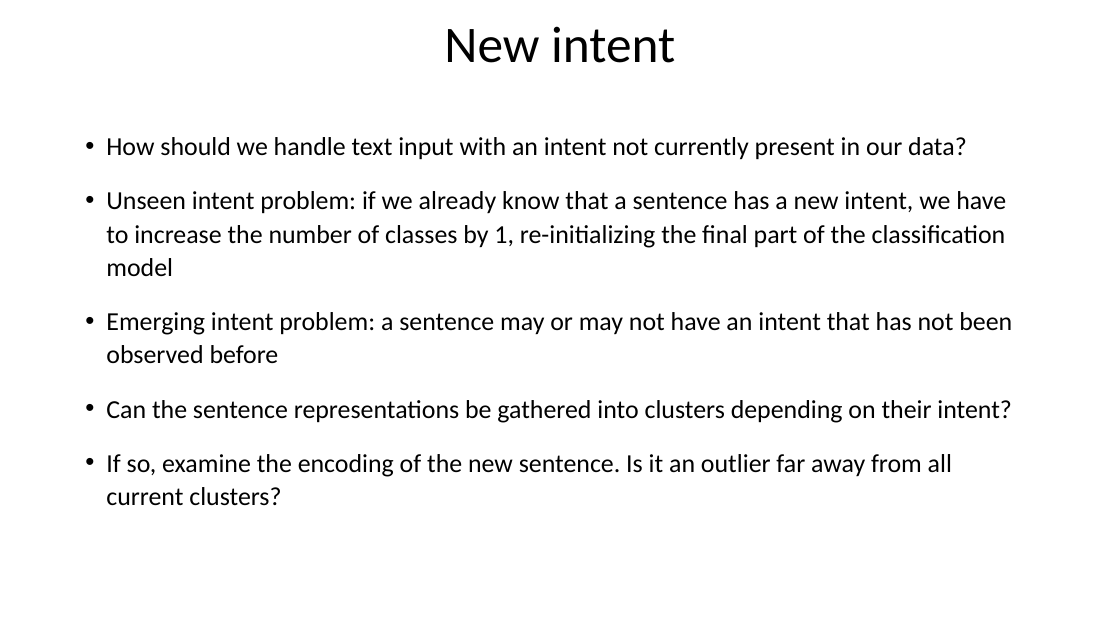
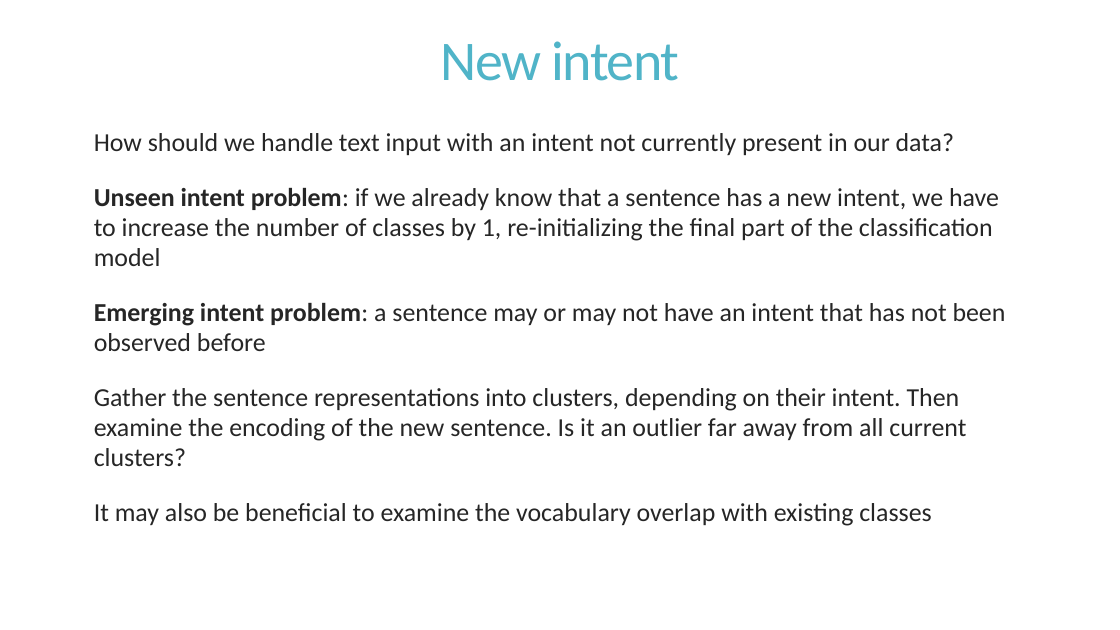
Before and after one commit to AndreaLK3/IntentRecognition, a slide deck: slide 11 of IntentDetectionAndTask.pptx (slide 9 before the commit). Drawn at 1120x630 pixels with LibreOffice and Linux fonts; fonts in the diff are those of the drawing. Boxes give left, top, right and bottom in pixels: in the first picture for what was removed or moved away, otherwise in the second. Text is boxed around its words. In the diff, an @@ line names an element or a change of style, - is before the commit and + after.

```diff
--- a/IntentDetectionAndTask.pptx
+++ b/IntentDetectionAndTask.pptx
@@ text "New intent": place and size @@
-text "New intent" at [444, 26, 675, 63]
+text "New intent" at [440, 41, 679, 81]
@@ text "New intent" at [440, 41, 679, 81]: size 44 to 48 pt, text colour #000000 to #50B4C8, letter spacing 0 to -1.2 pt; line spacing 0.9 to 0.85 @@
@@ text at [94, 133, 1006, 351]: text colour #000000 to #262626 in "How should we handle text input with ...", "Unseen intent problem: if we already know ...", "Emerging intent problem: a sentence may or ..."; bold on in "Unseen intent problem:", "Emerging intent problem:"; bullet • to  ; line spacing 1.07 to 0.97; more space between paragraphs @@
@@ text at [94, 388, 966, 526]: text changed; text colour #000000 to #262626 @@
-• Can the sentence representations be gathered into clusters depending on their intent?
-• If so, examine the encoding of the new sentence. Is it an outlier far away from all current clusters?
+  Gather the sentence representations into clusters, depending on their intent. Then examine the encoding of the new sentence. Is it an outlier far away from all current clusters?
+  It may also be beneficial to examine the vocabulary overlap with existing classes
```
Also in this commit, not shown: 11 other slides changed, 3 slides added, 1 slide removed, 11 other files.
